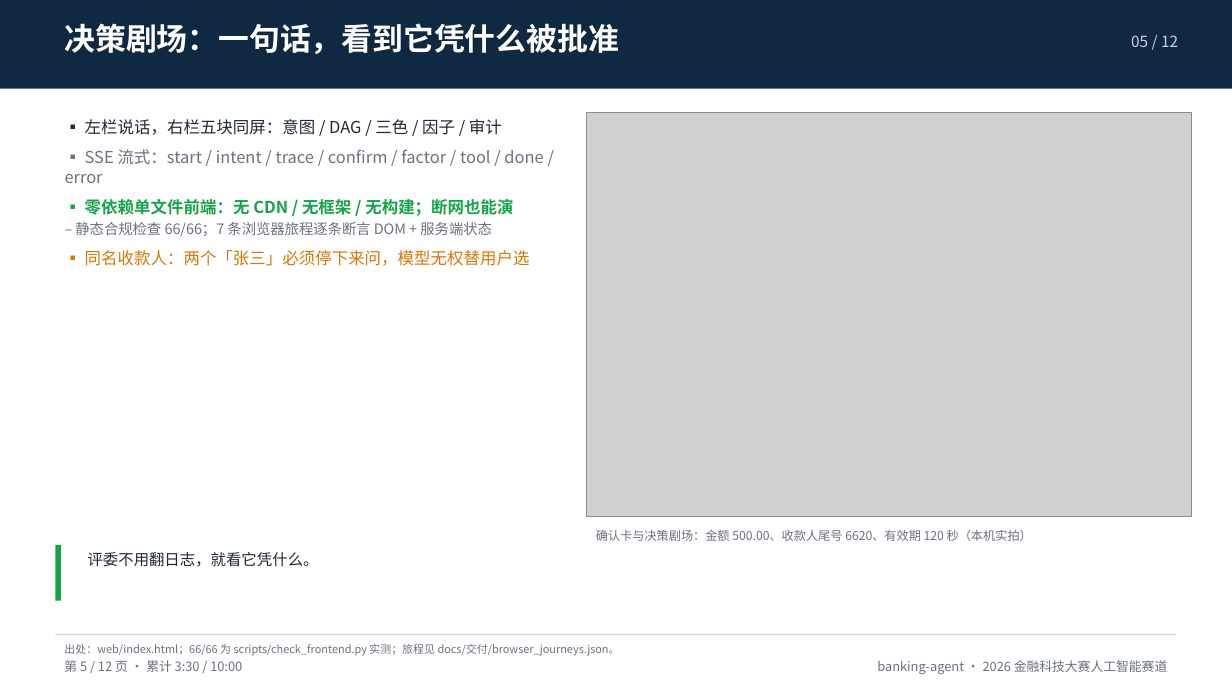
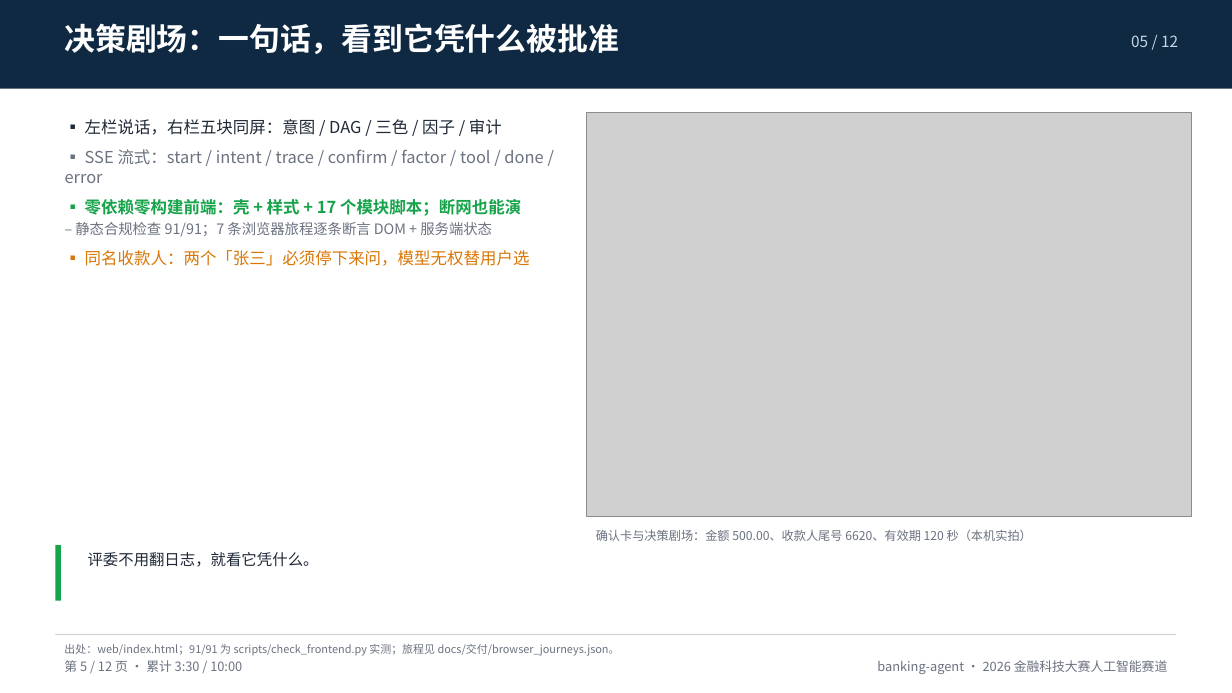
Before and after one commit to peng6yu/banking-agent, a slide deck: slide 5 of docs/交付/答辩PPT.pptx. Drawn at 1232x693 pixels with LibreOffice and Linux fonts; fonts in the diff are those of the drawing; grey boxes stand for pictures. Boxes give left, top, right and bottom in pixels: in the first picture for what was removed or moved away, otherwise in the second. Text is boxed around its words. In the diff, an @@ line names an element or a change of style, - is before the commit and + after.

Commit message:
refactor(W5): 前端拆分——5954 行单文件 → 477 行壳 + 586 行样式 + 17 个模块脚本
- web/index.html 只留 DOM；样式整段搬到 web/app.css；逻辑按块切到 web/js/ 17 个经典脚本
  （10-core … 95-session，按文件名序加载，共享全局词法作用域，不用 ES module、不引打包器）
- 去注释后逐行比对：4489 行代码 IDENTICAL，一行逻辑都没改
- app/main.py 挂 /static（不走 require_api_token）；tests/test_api.py 补静态资源用例
- scripts/check_frontend.py 重写为「壳 + 样式 + 17 个脚本」检查（每个 ≤600 行、壳无内联、
  引用必须存在、脚本顺序=sorted、无 ES module），91/91 通过
- scripts/arch_report.py 收 web/**/*.{html,css,js}，前端 id 引用 109 / 缺失 0
- 全量 pytest 1710 passed / 4 skipped（19.54s）；PPT 重建；README/docs 全线同步

```diff
--- a/docs/交付/答辩PPT.pptx
+++ b/docs/交付/答辩PPT.pptx
@@ text at (x1=75, y1=199, x2=521, y2=237): text changed @@
-▪ 零依赖单文件前端：无 CDN / 无框架 / 无构建；断网也能演
-– 静态合规检查 66/66；7 条浏览器旅程逐条断言 DOM + 服务端状态
+▪ 零依赖零构建前端：壳 + 样式 + 17 个模块脚本；断网也能演
+– 静态合规检查 91/91；7 条浏览器旅程逐条断言 DOM + 服务端状态
@@ text at (x1=64, y1=644, x2=620, y2=656): text changed @@
-出处：web/index.html；66/66 为 scripts/check_frontend.py 实测；旅程见 docs/交付/browser_journeys.json。
+出处：web/index.html；91/91 为 scripts/check_frontend.py 实测；旅程见 docs/交付/browser_journeys.json。
```
Also in this commit, not shown: 3 other slides changed, 51 other files.
